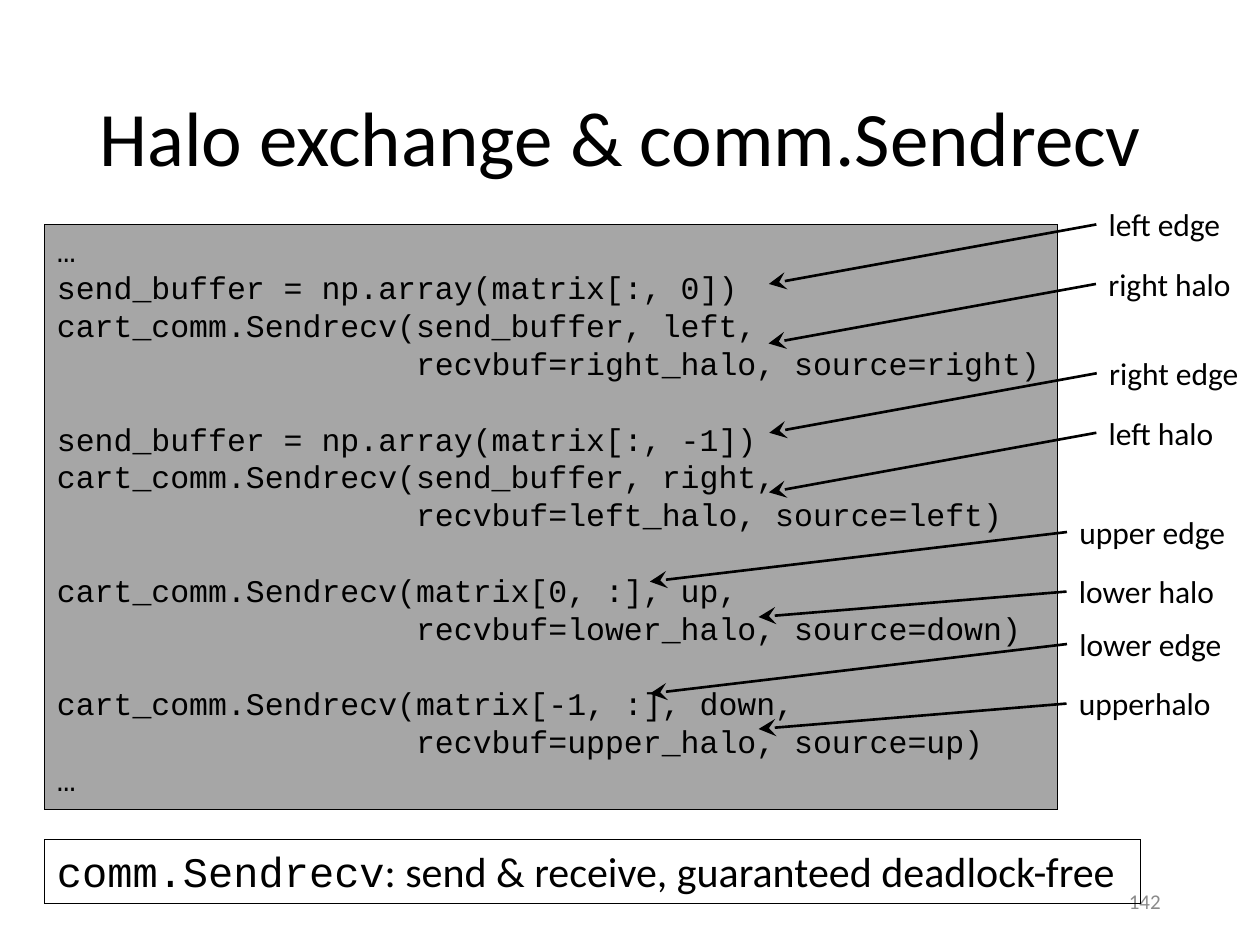
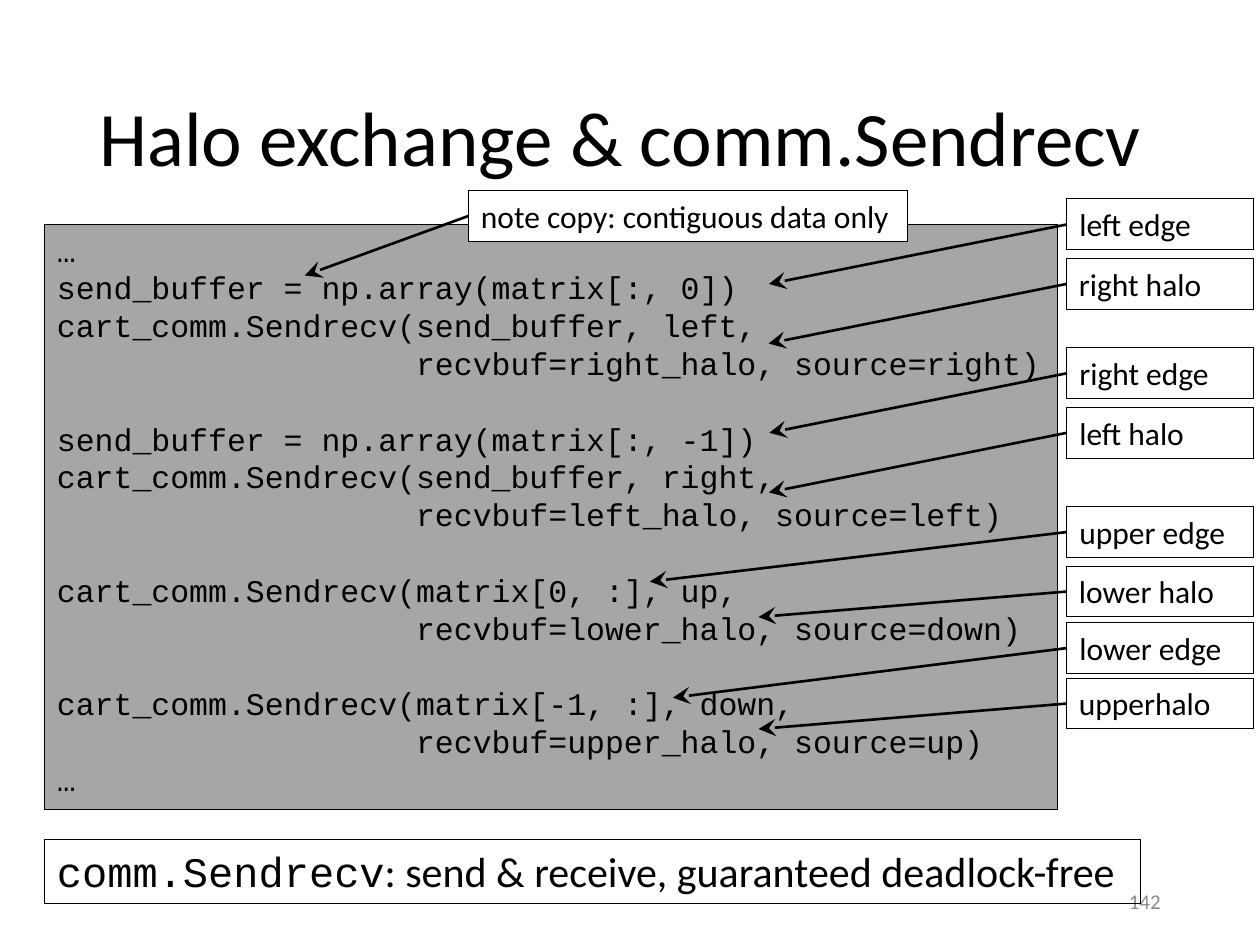
Before and after one commit to gjbex/training-material, a slide deck: slide 142 of Python/python_hpc.pptx. Drawn at 1260x945 pixels with LibreOffice and Linux fonts; fonts in the diff are those of the drawing. Boxes give left, top, right and bottom in pixels: in the first picture for what was removed or moved away, otherwise in the second. Text is boxed around its words. In the diff, an @@ line names an element or a change of style, - is before the commit and + after.

```diff
--- a/Python/python_hpc.pptx
+++ b/Python/python_hpc.pptx
@@ rectangle added at [469,190,907,241], fill #FFFFFF, outline #000000 0.75 pt, 18 pt, text #000000 @@
+note copy: contiguous data only
@@ rectangle "left edge": place and size @@
-rectangle "left edge" at [1109,214,1220,242]
+rectangle "left edge" at [1067,199,1254,249]
@@ arrow added from (469, 215) to (305, 276), #000000 1.5 pt @@
@@ arrow moved from (1096, 224) - (769, 284) to (1067, 224) - (769, 284) @@
@@ rectangle "right halo": place and size @@
-rectangle "right halo" at [1108,274,1230,302]
+rectangle "right halo" at [1066,258,1252,309]
@@ arrow moved from (1096, 284) - (769, 344) to (1066, 284) - (769, 344) @@
@@ rectangle "right edge": place and size @@
-rectangle "right edge" at [1109,363,1238,391]
+rectangle "right edge" at [1067,348,1254,398]
@@ arrow moved from (1096, 373) - (770, 433) to (1067, 373) - (770, 433) @@
@@ fill none to #FFFFFF; outline none to #000000 0.75 pt in 8 elements at [1067,507,1254,557], [1067,622,1254,673], [1066,566,1252,616], [1066,678,1252,728], [1067,348,1254,398], [1066,258,1252,309], [1067,199,1254,249], [1067,407,1254,457] @@
@@ rectangle "left halo": place and size @@
-rectangle "left halo" at [1109,423,1213,446]
+rectangle "left halo" at [1067,407,1254,457]
@@ arrow moved from (1096, 433) - (769, 493) to (1067, 433) - (769, 493) @@
@@ rectangle "upper edge": place and size @@
-rectangle "upper edge" at [1079,522,1225,550]
+rectangle "upper edge" at [1067,507,1254,557]
@@ rectangle "lower halo": place and size @@
-rectangle "lower halo" at [1079,581,1214,604]
+rectangle "lower halo" at [1066,566,1252,616]
@@ rectangle "lower edge": place and size @@
-rectangle "lower edge" at [1079,634,1221,662]
+rectangle "lower edge" at [1067,622,1254,673]
@@ arrow moved from (1067, 644) - (650, 694) to (1067, 648) - (673, 698) @@
@@ rectangle "upperhalo": place and size @@
-rectangle "upperhalo" at [1079,693,1211,720]
+rectangle "upperhalo" at [1066,678,1252,728]
```
Also in this commit, not shown: 20 other slides changed.
